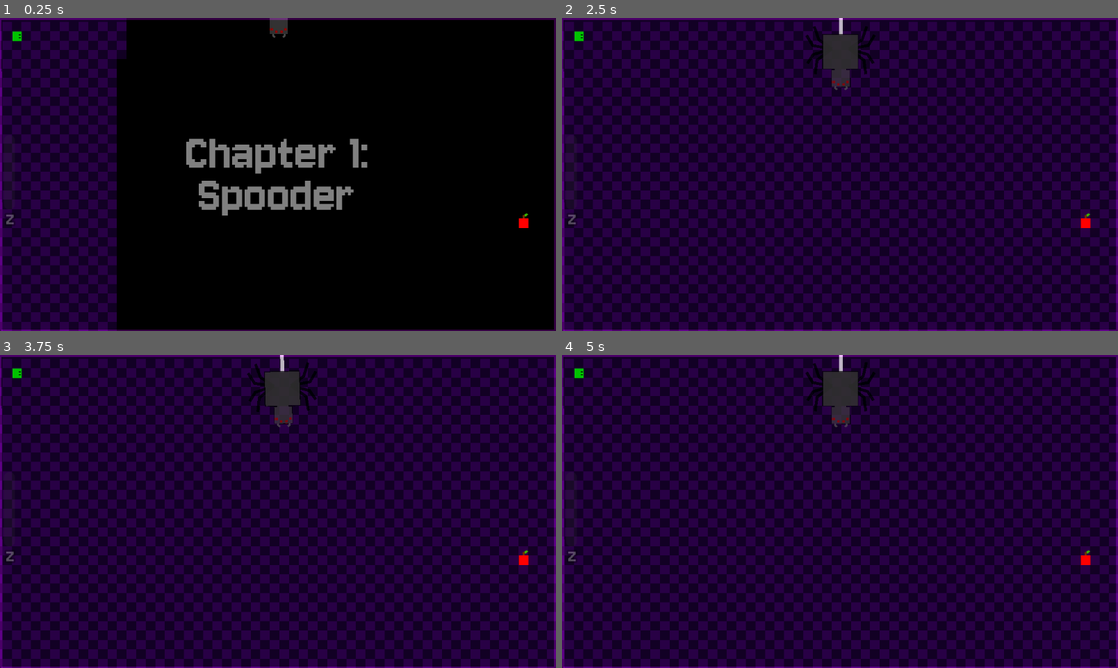
Above: before the commit, frames 1-4 (two rows, left to right).
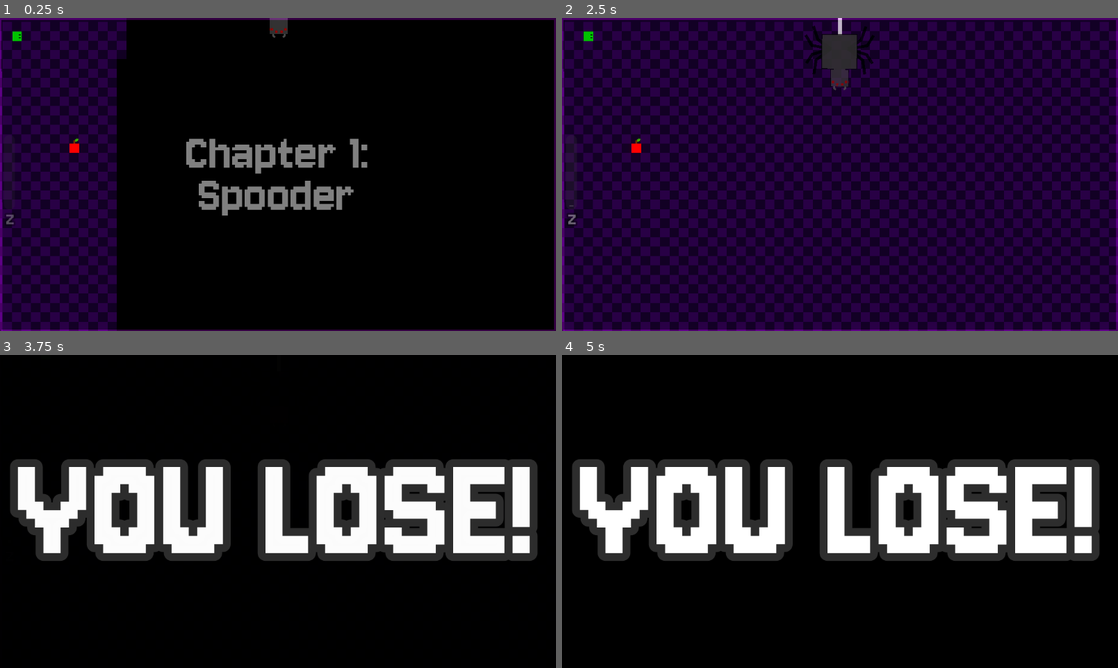
Above: after the commit, the same moments.

Repository: Kosm0-o/snakegame
Game: Godot game, scene res://scenes/game.tscn
The game is run twice, just before and just after one commit, with the same random seed, the same clock (stepped at 60 frames per second) and the same inputs. This scene is started directly instead of the project's main scene. Sound files missing from this copy of the repository are replaced by a short silence.
Inputs (mouse positions are in pixels of both pictures, inside the frame that each line leads up to):
- Up to frame 1 (0.25 s): no input
- Up to frame 2 (2.5 s): tap Enter at 0.5 s; move the mouse to (962, 158) at 0.52 s; hold D (right) 0.53-1.28 s; hold Z (ability1) 0.53-1.28 s; click (962, 158) at 0.67 s; move the mouse to (728, 190) at 1.27 s; hold S (down) 1.28-2.03 s; tap X (ability2) at 1.35 s; move the mouse to (895, 105) at 2.02 s; hold D (right) from 2.03 s (still down); tap Alt at 2.1 s
- Up to frame 3 (3.75 s): move the mouse to (250, 574) at 2.77 s; release D (right) at 2.78 s; hold W (up) 2.78-3.53 s; tap Shift at 2.85 s; click (250, 574) at 2.92 s; move the mouse to (444, 558) at 3.52 s; hold A (left) from 3.53 s (still down); hold Z (ability1) from 3.53 s (still down)
- Up to frame 4 (5 s): keep holding A (left); move the mouse to (673, 464) at 4.27 s; release Z (ability1) at 4.28 s; tap X (ability2) at 4.35 s

The runs differ from the first frame. In frame 1, 0.1% of the frame differs, in the area x 12-96%, y 38-68%; in frame 2, 0.5%; in frame 3, 100%; in frame 4, 100%, in the area x 0-100%, y 0-100%.
Error before the commit: Parse Error: Class "Player" hides a global script class. (res://scripts/player.gd:2)

Commit message:
fixed the bug

Diff:
--- a/scenes/attacks/stingerslamtelegraph.tscn
+++ b/scenes/attacks/stingerslamtelegraph.tscn
@@ -38,18 +38,6 @@
 "update": 0,
 "values": [Color(1, 1, 1, 0)]
 }
-tracks/3/type = "value"
-tracks/3/imported = false
-tracks/3/enabled = true
-tracks/3/path = NodePath("anim:current_animation")
-tracks/3/interp = 1
-tracks/3/loop_wrap = true
-tracks/3/keys = {
-"times": PackedFloat32Array(0),
-"transitions": PackedFloat32Array(1),
-"update": 1,
-"values": [""]
-}
 
 [sub_resource type="Animation" id="Animation_knwl2"]
 resource_name = "flash"
@@ -65,18 +53,6 @@
 "transitions": PackedFloat32Array(1, 1, 1, 1, 1, 1, 1),
 "update": 0,
 "values": [Color(1, 1, 1, 0), Color(1, 1, 1, 1), Color(1, 1, 1, 0), Color(1, 1, 1, 1), Color(1, 1, 1, 0), Color(1, 1, 1, 1), Color(1, 1, 1, 0)]
-}
-tracks/1/type = "value"
-tracks/1/imported = false
-tracks/1/enabled = true
-tracks/1/path = NodePath("anim:current_animation")
-tracks/1/interp = 1
-tracks/1/loop_wrap = true
-tracks/1/keys = {
-"times": PackedFloat32Array(1.8),
-"transitions": PackedFloat32Array(1),
-"update": 1,
-"values": [&"slam"]
 }
 
 [sub_resource type="Animation" id="Animation_pmeex"]
--- a/scenes/bosses/waspboss.tscn
+++ b/scenes/bosses/waspboss.tscn
@@ -29,10 +29,6 @@
 shadow_size = 10
 shadow_color = Color(0, 0, 0, 0.588235)
 shadow_offset = Vector2(5.855, 1)
-
-[sub_resource type="Animation" id="Animation_kqy47"]
-resource_name = "ready"
-length = 5.0
 
 [sub_resource type="Animation" id="Animation_i4cpt"]
 resource_name = "dash"
@@ -51,6 +47,27 @@
 }]
 }
 
+[sub_resource type="Animation" id="Animation_kqy47"]
+resource_name = "ready"
+length = 5.0
+
+[sub_resource type="Animation" id="Animation_psgc1"]
+resource_name = "stingerslam"
+tracks/0/type = "method"
+tracks/0/imported = false
+tracks/0/enabled = true
+tracks/0/path = NodePath(".")
+tracks/0/interp = 1
+tracks/0/loop_wrap = true
+tracks/0/keys = {
+"times": PackedFloat32Array(0),
+"transitions": PackedFloat32Array(1),
+"values": [{
+"args": [],
+"method": &"stinger_slam"
+}]
+}
+
 [sub_resource type="Animation" id="Animation_6dkiy"]
 resource_name = "stingerspray"
 tracks/0/type = "method"
@@ -68,23 +85,6 @@
 }]
 }
 
-[sub_resource type="Animation" id="Animation_psgc1"]
-resource_name = "stingerslam"
-tracks/0/type = "method"
-tracks/0/imported = false
-tracks/0/enabled = true
-tracks/0/path = NodePath(".")
-tracks/0/interp = 1
-tracks/0/loop_wrap = true
-tracks/0/keys = {
-"times": PackedFloat32Array(0),
-"transitions": PackedFloat32Array(1),
-"values": [{
-"args": [],
-"method": &"stinger_slam"
-}]
-}
-
 [sub_resource type="AnimationLibrary" id="AnimationLibrary_mkn7w"]
 _data = {
 &"dash": SubResource("Animation_i4cpt"),
--- a/scenes/game.tscn
+++ b/scenes/game.tscn
@@ -1,7 +1,7 @@
 [gd_scene load_steps=8 format=3 uid="uid://rnagl74e5kcs"]
 
 [ext_resource type="PackedScene" uid="uid://dn1apjauo1a7b" path="res://scenes/player.tscn" id="1_80nbo"]
-[ext_resource type="Script" path="res://scripts/gamemanager.gd" id="1_e2o6t"]
+[ext_resource type="Script" uid="uid://dgs4uk813lpda" path="res://gamemanager.gd" id="1_e2o6t"]
 [ext_resource type="PackedScene" uid="uid://dmlnoxa03og7o" path="res://scenes/bosses/spiderboss.tscn" id="3_feb5d"]
 [ext_resource type="AudioStream" uid="uid://bt8vugkklqixj" path="res://sounds/482872_KzX---Stalemate.mp3" id="4_fc0e3"]
 [ext_resource type="AudioStream" uid="uid://yr0kfe2pscc6" path="res://sounds/osu-hit-sound.mp3" id="5_7jktm"]
--- a/scenes/menu.tscn
+++ b/scenes/menu.tscn
@@ -1,11 +1,11 @@
-[gd_scene load_steps=21 format=3 uid="uid://cc3l1c674eoio"]
-
-[ext_resource type="Script" path="res://scripts/menu.gd" id="1_lti8b"]
-[ext_resource type="Script" path="res://scripts/pseudoplayer.gd" id="2_ouk20"]
-[ext_resource type="PackedScene" uid="uid://cyht5y0k2b8qf" path="res://scenes/additive.tscn" id="3_mae5d"]
+[gd_scene load_steps=21 format=3 uid="uid://cy0mqddri741t"]
+
+[ext_resource type="Script" uid="uid://40hhrfmk3s15" path="res://menu.gd" id="1_lti8b"]
+[ext_resource type="Script" uid="uid://4dnil2uhngox" path="res://pseudoplayer.gd" id="2_ouk20"]
+[ext_resource type="PackedScene" uid="uid://lafhpf1ilths" path="res://additive.tscn" id="3_mae5d"]
 [ext_resource type="FontFile" uid="uid://dtnc2bin58cgk" path="res://Jersey10-Regular.ttf" id="4_4hy44"]
-[ext_resource type="AudioStream" uid="uid://yr0kfe2pscc6" path="res://sounds/osu-hit-sound.mp3" id="5_l48gv"]
-[ext_resource type="AudioStream" uid="uid://dq7ebv1yat71c" path="res://sounds/Retro Video Game Snake Invasion (Chiptune Sound) Background Music  Bjorn Lynne @ Shockwave-Sound.mp3" id="5_ytr4m"]
+[ext_resource type="AudioStream" uid="uid://d0jg55k1ogo62" path="res://osu-hit-sound.mp3" id="5_l48gv"]
+[ext_resource type="AudioStream" uid="uid://crsusok857on1" path="res://Retro Video Game Snake Invasion (Chiptune Sound) Background Music  Bjorn Lynne @ Shockwave-Sound.mp3" id="5_ytr4m"]
 
 [sub_resource type="RectangleShape2D" id="RectangleShape2D_mae5d"]
 size = Vector2(16, 16)
--- a/scenes/player.tscn
+++ b/scenes/player.tscn
@@ -1,6 +1,6 @@
 [gd_scene load_steps=9 format=3 uid="uid://dn1apjauo1a7b"]
 
-[ext_resource type="Script" path="res://scripts/player.gd" id="1_onrkg"]
+[ext_resource type="Script" uid="uid://g1c27hjlvkte" path="res://player.gd" id="1_onrkg"]
 [ext_resource type="AudioStream" uid="uid://bv73k22ip0yek" path="res://sounds/freesound_community-snake-hissing-6092.mp3" id="3_hqtel"]
 [ext_resource type="FontFile" uid="uid://dtnc2bin58cgk" path="res://Jersey10-Regular.ttf" id="3_i3pqv"]
 [ext_resource type="AudioStream" uid="uid://cy1omwv625sb7" path="res://sounds/lightning-blade-sfx.mp3" id="4_hqtel"]
--- a/scenes/testmap.tscn
+++ b/scenes/testmap.tscn
@@ -1,6 +1,6 @@
 [gd_scene load_steps=8 format=3 uid="uid://dlvqy3605ckc7"]
 
-[ext_resource type="Script" path="res://scripts/gamemanager.gd" id="1_g8l4j"]
+[ext_resource type="Script" uid="uid://dgs4uk813lpda" path="res://gamemanager.gd" id="1_g8l4j"]
 [ext_resource type="PackedScene" uid="uid://dn1apjauo1a7b" path="res://scenes/player.tscn" id="2_6fk1w"]
 [ext_resource type="AudioStream" uid="uid://bt8vugkklqixj" path="res://sounds/482872_KzX---Stalemate.mp3" id="4_8qn3e"]
 [ext_resource type="PackedScene" uid="uid://buwvey0xrd1u2" path="res://scenes/bosses/waspboss.tscn" id="5_g8l4j"]
--- a/scripts/global.gd
+++ b/scripts/global.gd
@@ -18,7 +18,7 @@
 		effectmodulate.color = lerp(effectmodulate.color, Color.WHITE, 3 * delta)
 
 func endscreen(win : bool):
-	var endscreen = preload("res://scenes/endscreen.tscn").instantiate()
+	var endscreen = load("res://scenes/endscreen.tscn").instantiate()
 	get_tree().current_scene.add_child(endscreen)
 	endscreen.get_node("Control").modulate.a = 0
 	endscreen.get_node("Control").get_node("Label").text = "YOU WIN!" if win else "YOU LOSE!"
Not shown: 1 places in menu.tscn that only renumber resources
Not shown: 1 places in scenes/bosses/spiderboss.tscn that only renumber resources
